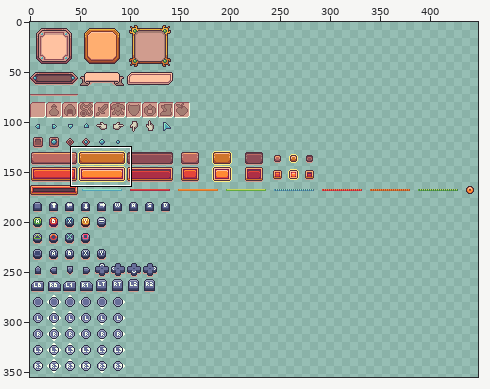
Two states of a sprite sheet, Assets/Sprite/UI/UI assets Demo (1x).png. Above: a wide view before the commit, with the close-up outlined.
Close-up. First the earlier version:
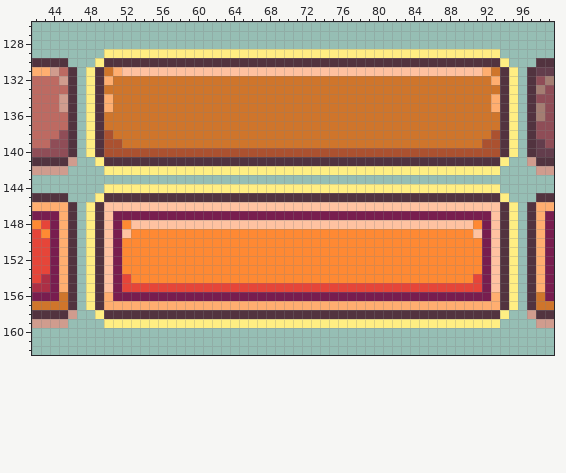
The file is 512x512 pixels. Shown: x 42..99, y 126..162. The wide view leaves out empty margins.
The result:
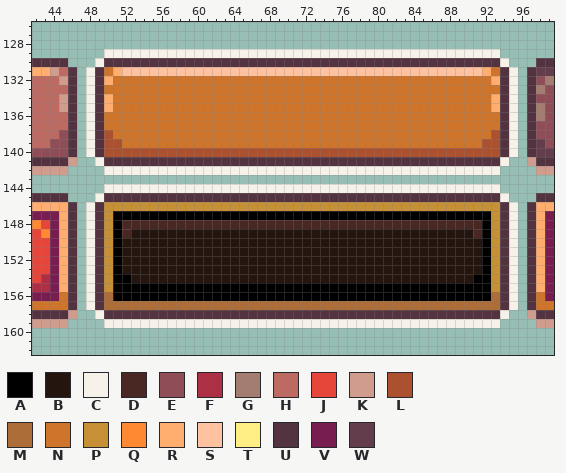
Palette (. is transparent): A #000000  B #24150f  C #f6f2e9  D #492824  E #8f4d57  F #ad2f45  G #a47d72  H #bd6a62  J #e64539  K #d09c8e  L #ab5130  M #ac6d39  N #cf752b  P #c69037  Q #ff8933  R #ffae70  S #ffc2a1  T #ffee83  U #52333f  V #781d4f  W #633d4c
Edits made:
@@ x 42..99 @@
 128 ..........................................................
-129 ........TTTTTTTTTTTTTTTTTTTTTTTTTTTTTTTTTTTTTTTTTTTT......
-130 UUUU...TUUUUUUUUUUUUUUUUUUUUUUUUUUUUUUUUUUUUUUUUUUUUT...UU
-131 RRKHU.TUNRSSSSSSSSSSSSSSSSSSSSSSSSSSSSSSSSSSSSSSSSRNUT.UWW
-132 HHHKU.TURNNNNNNNNNNNNNNNNNNNNNNNNNNNNNNNNNNNNNNNNNNRUT.UEG
-133 HHHHU.TUNNNNNNNNNNNNNNNNNNNNNNNNNNNNNNNNNNNNNNNNNNNNUT.UGE
-134 HHHKU.TURNNNNNNNNNNNNNNNNNNNNNNNNNNNNNNNNNNNNNNNNNNRUT.UEE
-135 HHHKU.TURNNNNNNNNNNNNNNNNNNNNNNNNNNNNNNNNNNNNNNNNNNRUT.UGE
-136 HHHHU.TUNNNNNNNNNNNNNNNNNNNNNNNNNNNNNNNNNNNNNNNNNNNNUT.UGE
-137 HHHHU.TUNNNNNNNNNNNNNNNNNNNNNNNNNNNNNNNNNNNNNNNNNNNNUT.UEE
-138 HHHEU.TULNNNNNNNNNNNNNNNNNNNNNNNNNNNNNNNNNNNNNNNNNNLUT.UEE
-139 HHEEU.TULLNNNNNNNNNNNNNNNNNNNNNNNNNNNNNNNNNNNNNNNNLLUT.UWE
-140 EEEEU.TULLLLLLLLLLLLLLLLLLLLLLLLLLLLLLLLLLLLLLLLLLLLUT.UWW
-141 UUUUK..TUUUUUUUUUUUUUUUUUUUUUUUUUUUUUUUUUUUUUUUUUUUUT..KUU
-142 KKKK....TTTTTTTTTTTTTTTTTTTTTTTTTTTTTTTTTTTTTTTTTTTT....KK
+129 ........CCCCCCCCCCCCCCCCCCCCCCCCCCCCCCCCCCCCCCCCCCCC......
+130 UUUU...CUUUUUUUUUUUUUUUUUUUUUUUUUUUUUUUUUUUUUUUUUUUUC...UU
+131 RRKHU.CUNRSSSSSSSSSSSSSSSSSSSSSSSSSSSSSSSSSSSSSSSSRNUC.UWW
+132 HHHKU.CURNNNNNNNNNNNNNNNNNNNNNNNNNNNNNNNNNNNNNNNNNNRUC.UEG
+133 HHHHU.CUNNNNNNNNNNNNNNNNNNNNNNNNNNNNNNNNNNNNNNNNNNNNUC.UGE
+134 HHHKU.CURNNNNNNNNNNNNNNNNNNNNNNNNNNNNNNNNNNNNNNNNNNRUC.UEE
+135 HHHKU.CURNNNNNNNNNNNNNNNNNNNNNNNNNNNNNNNNNNNNNNNNNNRUC.UGE
+136 HHHHU.CUNNNNNNNNNNNNNNNNNNNNNNNNNNNNNNNNNNNNNNNNNNNNUC.UGE
+137 HHHHU.CUNNNNNNNNNNNNNNNNNNNNNNNNNNNNNNNNNNNNNNNNNNNNUC.UEE
+138 HHHEU.CULNNNNNNNNNNNNNNNNNNNNNNNNNNNNNNNNNNNNNNNNNNLUC.UEE
+139 HHEEU.CULLNNNNNNNNNNNNNNNNNNNNNNNNNNNNNNNNNNNNNNNNLLUC.UWE
+140 EEEEU.CULLLLLLLLLLLLLLLLLLLLLLLLLLLLLLLLLLLLLLLLLLLLUC.UWW
+141 UUUUK..CUUUUUUUUUUUUUUUUUUUUUUUUUUUUUUUUUUUUUUUUUUUUC..KUU
+142 KKKK....CCCCCCCCCCCCCCCCCCCCCCCCCCCCCCCCCCCCCCCCCCCC....KK
 143 ..........................................................
-144 ........TTTTTTTTTTTTTTTTTTTTTTTTTTTTTTTTTTTTTTTTTTTT......
-145 UUUU...TUUUUUUUUUUUUUUUUUUUUUUUUUUUUUUUUUUUUUUUUUUUUT...UU
-146 RRRRU.TUSSSSSSSSSSSSSSSSSSSSSSSSSSSSSSSSSSSSSSSSSSSSUT.URR
-147 VVVRU.TUSVVVVVVVVVVVVVVVVVVVVVVVVVVVVVVVVVVVVVVVVVVSUT.URV
-148 QJVRU.TUSVQSSSSSSSSSSSSSSSSSSSSSSSSSSSSSSSSSSSSSSQVSUT.URV
-149 JQVRU.TUSVSQQQQQQQQQQQQQQQQQQQQQQQQQQQQQQQQQQQQQQSVSUT.URV
-150 JJVRU.TUSVQQQQQQQQQQQQQQQQQQQQQQQQQQQQQQQQQQQQQQQQVSUT.URV
-151 JJVRU.TUSVQQQQQQQQQQQQQQQQQQQQQQQQQQQQQQQQQQQQQQQQVSUT.URV
-152 JJVRU.TUSVQQQQQQQQQQQQQQQQQQQQQQQQQQQQQQQQQQQQQQQQVSUT.URV
-153 JJVRU.TUSVQQQQQQQQQQQQQQQQQQQQQQQQQQQQQQQQQQQQQQQQVSUT.URV
-154 JFVRU.TUSVJQQQQQQQQQQQQQQQQQQQQQQQQQQQQQQQQQQQQQQJVSUT.URV
-155 FFVRU.TUSVJJJJJJJJJJJJJJJJJJJJJJJJJJJJJJJJJJJJJJJJVSUT.URV
-156 VVVNU.TURVVVVVVVVVVVVVVVVVVVVVVVVVVVVVVVVVVVVVVVVVVRUT.UNV
-157 NNNNU.TURRRRRRRRRRRRRRRRRRRRRRRRRRRRRRRRRRRRRRRRRRRRUT.UNN
-158 UUUUK..TUUUUUUUUUUUUUUUUUUUUUUUUUUUUUUUUUUUUUUUUUUUUT..KUU
-159 KKKK....TTTTTTTTTTTTTTTTTTTTTTTTTTTTTTTTTTTTTTTTTTTT....KK
+144 ........CCCCCCCCCCCCCCCCCCCCCCCCCCCCCCCCCCCCCCCCCCCC......
+145 UUUU...CUUUUUUUUUUUUUUUUUUUUUUUUUUUUUUUUUUUUUUUUUUUUC...UU
+146 RRRRU.CUPPPPPPPPPPPPPPPPPPPPPPPPPPPPPPPPPPPPPPPPPPPPUC.URR
+147 VVVRU.CUPAAAAAAAAAAAAAAAAAAAAAAAAAAAAAAAAAAAAAAAAAAPUC.URV
+148 QJVRU.CUPADDDDDDDDDDDDDDDDDDDDDDDDDDDDDDDDDDDDDDDDAPUC.URV
+149 JQVRU.CUPADBBBBBBBBBBBBBBBBBBBBBBBBBBBBBBBBBBBBBBDAPUC.URV
+150 JJVRU.CUPABBBBBBBBBBBBBBBBBBBBBBBBBBBBBBBBBBBBBBBBAPUC.URV
+151 JJVRU.CUPABBBBBBBBBBBBBBBBBBBBBBBBBBBBBBBBBBBBBBBBAPUC.URV
+152 JJVRU.CUPABBBBBBBBBBBBBBBBBBBBBBBBBBBBBBBBBBBBBBBBAPUC.URV
+153 JJVRU.CUPABBBBBBBBBBBBBBBBBBBBBBBBBBBBBBBBBBBBBBBBAPUC.URV
+154 JFVRU.CUPAABBBBBBBBBBBBBBBBBBBBBBBBBBBBBBBBBBBBBBAAPUC.URV
+155 FFVRU.CUPAAAAAAAAAAAAAAAAAAAAAAAAAAAAAAAAAAAAAAAAAAPUC.URV
+156 VVVNU.CUMAAAAAAAAAAAAAAAAAAAAAAAAAAAAAAAAAAAAAAAAAAMUC.UNV
+157 NNNNU.CUMMMMMMMMMMMMMMMMMMMMMMMMMMMMMMMMMMMMMMMMMMMMUC.UNN
+158 UUUUK..CUUUUUUUUUUUUUUUUUUUUUUUUUUUUUUUUUUUUUUUUUUUUC..KUU
+159 KKKK....CCCCCCCCCCCCCCCCCCCCCCCCCCCCCCCCCCCCCCCCCCCC....KK
 160 ..........................................................
